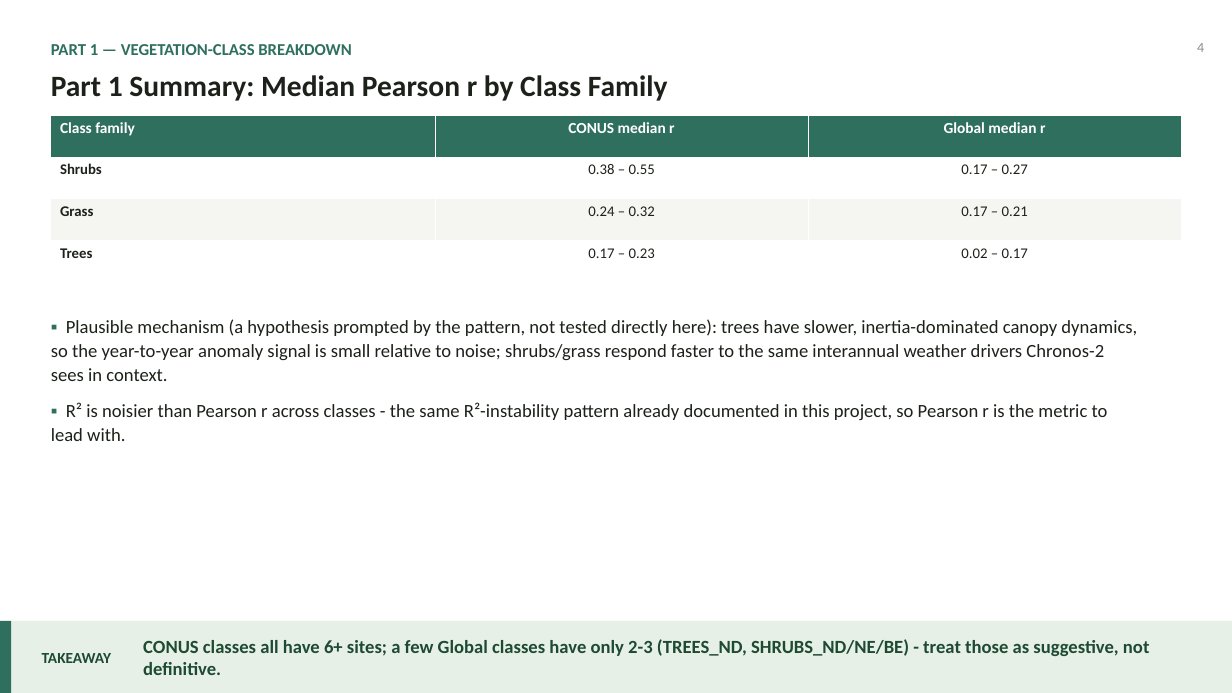
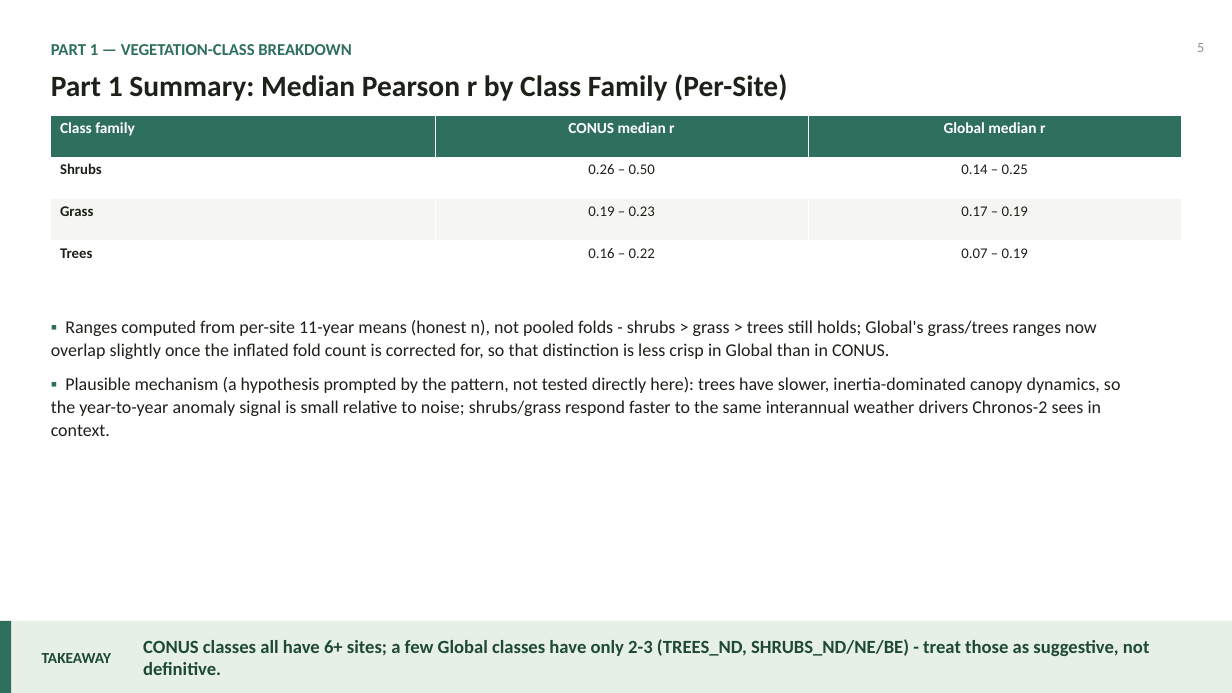
Before and after one commit to zhanghchen/Chronos2-vegetation-forecasting, a slide deck: slide 5 of presentations/GPP_vs_LAI_Progress_Update/GPP_vs_LAI_Progress_Update.pptx (slide 4 before the commit). Drawn at 1232x693 pixels with LibreOffice and Linux fonts; fonts in the diff are those of the drawing. Boxes give left, top, right and bottom in pixels: in the first picture for what was removed or moved away, otherwise in the second. Text is boxed around its words. In the diff, an @@ line names an element or a change of style, - is before the commit and + after.

```diff
--- a/presentations/GPP_vs_LAI_Progress_Update/GPP_vs_LAI_Progress_Update.pptx
+++ b/presentations/GPP_vs_LAI_Progress_Update/GPP_vs_LAI_Progress_Update.pptx
@@ text at [1197, 43, 1204, 52]: text changed @@
-4
+5
@@ text at [51, 74, 787, 101]: text changed @@
-Part 1 Summary: Median Pearson r by Class Family
+Part 1 Summary: Median Pearson r by Class Family (Per-Site)
@@ table at [51, 116, 1182, 282] @@
-row 2, column 2: 0.38 – 0.55
+row 2, column 2: 0.26 – 0.50
-row 2, column 3: 0.17 – 0.27
+row 2, column 3: 0.14 – 0.25
-row 3, column 2: 0.24 – 0.32
+row 3, column 2: 0.19 – 0.23
-row 3, column 3: 0.17 – 0.21
+row 3, column 3: 0.17 – 0.19
-row 4, column 2: 0.17 – 0.23
+row 4, column 2: 0.16 – 0.22
-row 4, column 3: 0.02 – 0.17
+row 4, column 3: 0.07 – 0.19
@@ text at [51, 320, 1097, 359]: paragraph added @@
+▪ Ranges computed from per-site 11-year means (honest n), not pooled folds - shrubs > grass > trees still holds; Global's grass/trees ranges now overlap slightly once the inflated fold count is corrected for, so that distinction is less crisp in Global than in CONUS.
@@ text at [51, 377, 1121, 436]: size 14.5 to 14 pt in "▪ Plausible mechanism (a hypothesis prompted by ..."; less space between paragraphs @@
@@ text at [51, 402, 1108, 441]: paragraph removed @@
-▪ R² is noisier than Pearson r across classes - the same R²-instability pattern already documented in this project, so Pearson r is the metric to lead with.
```
Also in this commit, not shown: 7 other slides changed, 1 slide added, 4 other files.
